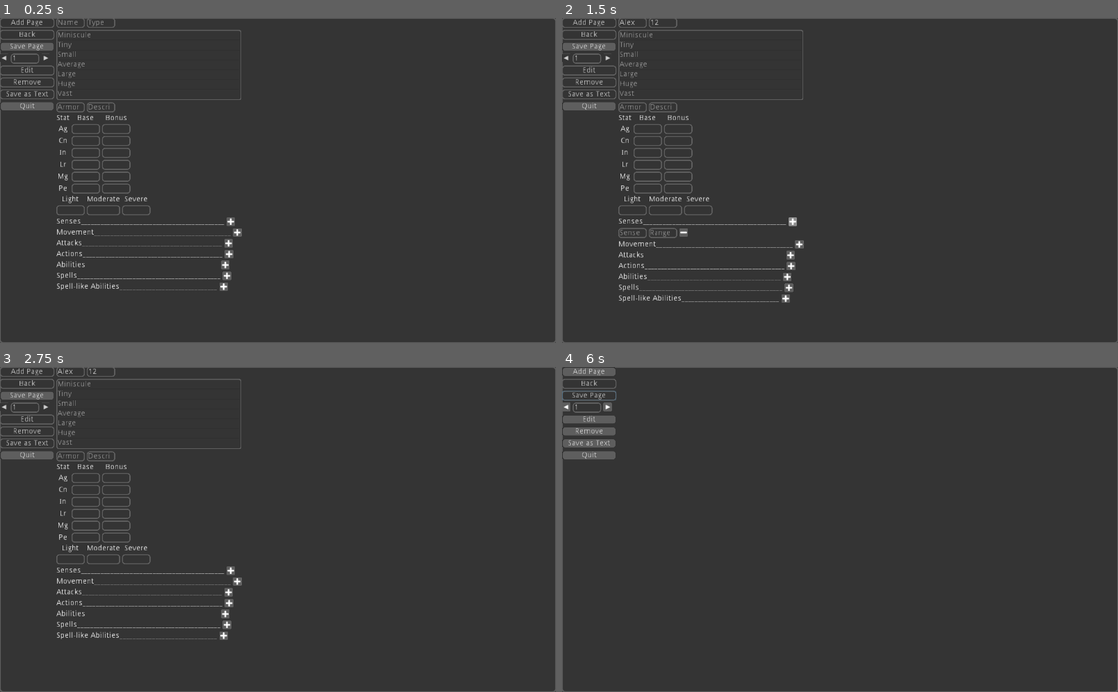
Above: before the commit, frames 1-4 (two rows, left to right).
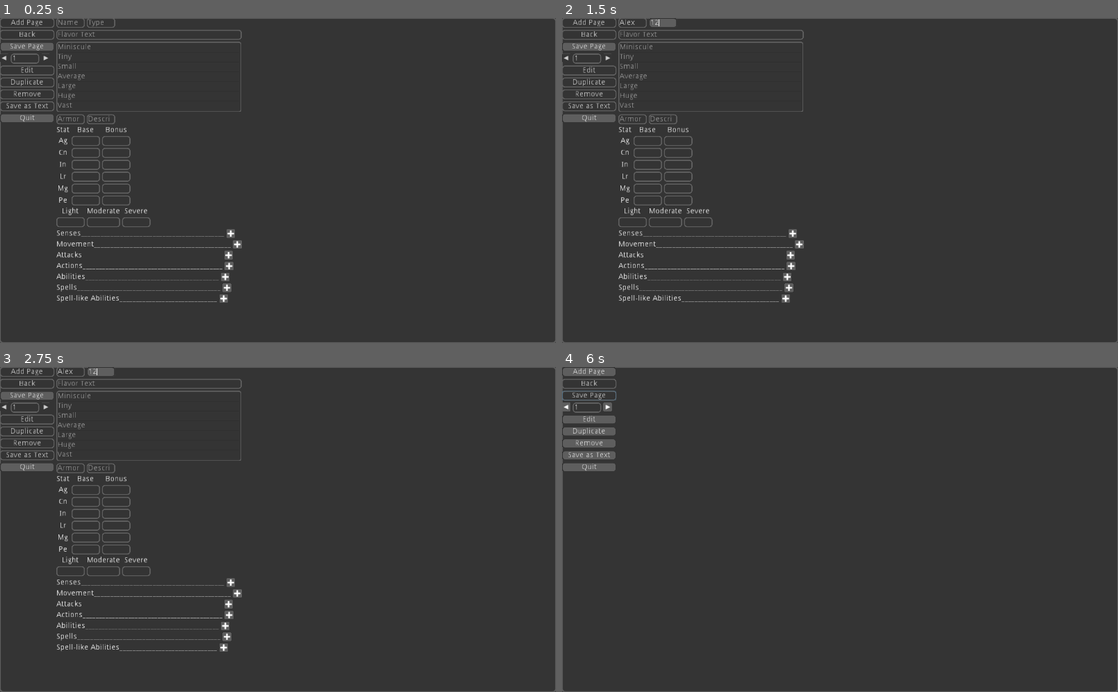
Above: after the commit, the same moments.

Repository: the-alex-g/Bestiary
Game: Godot game, scene res://Document/Document.tscn
Same seed, same stepped clock (60 frames per second), same inputs: the game is played once before the commit and once after it.
Inputs (mouse positions are in pixels of both pictures, inside the frame that each line leads up to):
- Up to frame 1 (0.25 s): no input
- Up to frame 2 (1.5 s): click (634, 24) at 0.52 s; type "Alex" at 0.6 s; click (662, 24) at 0.75 s; type "12" at 0.83 s; click (795, 222) at 1.27 s
- Up to frame 3 (2.75 s): click (122, 581) at 2.02 s
- Up to frame 4 (6 s): click (795, 571) at 2.77 s; click (684, 581) at 3.52 s; click (795, 571) at 4.27 s; click (684, 581) at 5.02 s; click "Save Page" at 5.75 s

The runs differ from the first frame. In frame 1, 3.6% of the frame differs, in the area x 0-44%, y 4-88%; in frame 2, 2.7%; in frame 3, 3.7%, in the area x 0-44%, y 0-88%; in frame 4, 0.4%.
Error before the commit: Invalid get index '0' (on base: 'String'). (res://Document/Document.gd:53)
Error after the commit: Invalid get index '0' (on base: 'String'). (res://Document/Document.gd:56)

Commit message:
Add flavor text field

Diff:
--- a/project/Document/Document.gd
+++ b/project/Document/Document.gd
@@ -20,11 +20,11 @@
 onready var _remove_button : Button = $MenuButtons/Remove
 onready var _new_page_button : Button = $MenuButtons/NewPage
 onready var _print_button : Button = $MenuButtons/Print
+onready var _duplicate_button : Button = $MenuButtons/Duplicate
 
 
 func _ready()->void:
 	_compile_master_dictionary()
-	_bestiary_info.sort_custom(self, "alphabetical_sort")
 	_reload_page()
 	if _bestiary_info.size() > 0:
 		_set_mode(Mode.READING)
@@ -49,6 +49,9 @@
 func _get_readable_from_info(info:Dictionary)->String:
 	var readable := ""
 	readable += info.name.capitalize() + "\n" + info.size.capitalize() + " " + info.type.capitalize() + "\n"
+	if info.has("juice"):
+		if info.juice.length() > 0:
+			readable += info.juice + "\n"
 	readable += "Armor: " + info.armor.value + (" (" + info.armor.description + ")\n" if info.armor.description.length() > 0 else "\n")
 	readable += "Ag: " + info.stats.ag_base + " (" + ("+" if info.stats.ag_bonus[0] != "-" else "") + info.stats.ag_bonus + ")\n"
 	readable += "Cn: " + info.stats.cn_base + " (" + ("+" if info.stats.cn_bonus[0] != "-" else "") + info.stats.cn_bonus + ")\n"
@@ -62,6 +65,8 @@
 		readable += field_name + "---------------------------------------\n"
 		for section in field_info:
 			for value in section.values():
+				if section.values().find(value) == 0:
+					readable += "	"
 				readable += value
 				if section.values().find(value) == 0:
 					readable += ":"
@@ -202,6 +207,7 @@
 			_remove_button.disabled = false
 			_new_page_button.disabled = false
 			_print_button.disabled = false
+			_duplicate_button.disabled = false
 		Mode.WRITING, Mode.EDITING:
 			_display_page.visible = false
 			_page.visible = true
@@ -219,6 +225,7 @@
 			_remove_button.disabled = true
 			_new_page_button.disabled = true
 			_print_button.disabled = true
+			_duplicate_button.disabled = true
 
 
 func _on_Print_pressed()->void:
@@ -237,3 +244,8 @@
 
 func _on_Quit_pressed()->void:
 	get_tree().quit()
+
+
+func _on_Duplicate_pressed()->void:
+	_set_mode(Mode.WRITING)
+	_page.build(_bestiary_info[_page_index])
--- a/project/Document/Document.tscn
+++ b/project/Document/Document.tscn
@@ -66,6 +66,7 @@
 selection_enabled = true
 
 [node name="Page" parent="." instance=ExtResource( 2 )]
+visible = false
 anchor_left = 0.5
 anchor_right = 0.5
 margin_left = -408.0
@@ -126,22 +127,28 @@
 margin_bottom = 106.0
 text = "Edit"
 
-[node name="Remove" type="Button" parent="MenuButtons"]
+[node name="Duplicate" type="Button" parent="MenuButtons"]
 margin_top = 110.0
 margin_right = 100.0
 margin_bottom = 128.0
+text = "Duplicate"
+
+[node name="Remove" type="Button" parent="MenuButtons"]
+margin_top = 132.0
+margin_right = 100.0
+margin_bottom = 150.0
 text = "Remove"
 
 [node name="Print" type="Button" parent="MenuButtons"]
-margin_top = 132.0
+margin_top = 154.0
 margin_right = 100.0
-margin_bottom = 150.0
+margin_bottom = 172.0
 text = "Save as Text"
 
 [node name="Quit" type="Button" parent="MenuButtons"]
-margin_top = 154.0
+margin_top = 176.0
 margin_right = 100.0
-margin_bottom = 172.0
+margin_bottom = 194.0
 text = "Quit"
 
 [connection signal="pressed" from="MenuButtons/NewPage" to="." method="_on_NewPage_pressed"]
@@ -151,6 +158,7 @@
 [connection signal="text_entered" from="MenuButtons/HBoxContainer/IndexField" to="." method="_on_IndexField_text_entered"]
 [connection signal="pressed" from="MenuButtons/HBoxContainer/Right" to="." method="_on_Right_pressed"]
 [connection signal="pressed" from="MenuButtons/Edit" to="." method="_on_Edit_pressed"]
+[connection signal="pressed" from="MenuButtons/Duplicate" to="." method="_on_Duplicate_pressed"]
 [connection signal="pressed" from="MenuButtons/Remove" to="." method="_on_Remove_pressed"]
 [connection signal="pressed" from="MenuButtons/Print" to="." method="_on_Print_pressed"]
 [connection signal="pressed" from="MenuButtons/Quit" to="." method="_on_Quit_pressed"]
--- a/project/Page/Page.gd
+++ b/project/Page/Page.gd
@@ -9,6 +9,7 @@
 onready var _stat_field := $Container/StatField
 onready var _damage_field := $Container/DamageField
 onready var _armor_field := $Container/ArmorField
+onready var _flavor_text := $Container/FlavorText
 
 var page_info : Dictionary setget , _get_info
 
@@ -17,6 +18,7 @@
 	var info := {
 		"name":_header_field.creature_name,
 		"type":_header_field.creature_type,
+		"juice":_flavor_text.text,
 		"size":"",
 		"armor":_armor_field.info,
 		"stats":_stat_field.stat_info,
@@ -39,6 +41,7 @@
 
 func refresh()->void:
 	emit_signal("refresh")
+	_flavor_text.text = ""
 	_size_list.unselect_all()
 	for field in _field_container.get_children():
 		field.refresh()
@@ -47,6 +50,8 @@
 func build(info:Dictionary)->void:
 	refresh()
 	_header_field.create(info.name, info.type)
+	if info.has("juice"):
+		_flavor_text.text = info.juice
 	_size_list.select(info.size_index)
 	_damage_field.create(info.damage)
 	_armor_field.create(info.armor)
--- a/project/Page/Page.tscn
+++ b/project/Page/Page.tscn
@@ -15,38 +15,44 @@
 
 [node name="Container" type="VBoxContainer" parent="."]
 margin_right = 185.0
-margin_bottom = 563.0
+margin_bottom = 591.0
 
 [node name="HeaderField" parent="Container" instance=ExtResource( 3 )]
 margin_right = 185.0
 margin_bottom = 24.0
 
-[node name="SizeList" type="ItemList" parent="Container"]
+[node name="FlavorText" type="LineEdit" parent="Container"]
 margin_top = 28.0
 margin_right = 185.0
-margin_bottom = 163.0
+margin_bottom = 52.0
+placeholder_text = "Flavor Text"
+
+[node name="SizeList" type="ItemList" parent="Container"]
+margin_top = 56.0
+margin_right = 185.0
+margin_bottom = 191.0
 items = [ "Miniscule", null, false, "Tiny", null, false, "Small", null, false, "Average", null, false, "Large", null, false, "Huge", null, false, "Vast", null, false ]
 auto_height = true
 
 [node name="ArmorField" parent="Container" instance=ExtResource( 6 )]
-margin_top = 167.0
+margin_top = 195.0
 margin_right = 185.0
-margin_bottom = 191.0
+margin_bottom = 219.0
 
 [node name="StatField" parent="Container" instance=ExtResource( 5 )]
-margin_top = 195.0
+margin_top = 223.0
 margin_right = 185.0
-margin_bottom = 377.0
+margin_bottom = 405.0
 
 [node name="DamageField" parent="Container" instance=ExtResource( 4 )]
-margin_top = 381.0
+margin_top = 409.0
 margin_right = 185.0
-margin_bottom = 423.0
+margin_bottom = 451.0
 
 [node name="FieldContainer" type="VBoxContainer" parent="Container"]
-margin_top = 427.0
+margin_top = 455.0
 margin_right = 185.0
-margin_bottom = 563.0
+margin_bottom = 591.0
 
 [node name="Senses" parent="Container/FieldContainer" instance=ExtResource( 2 )]
 margin_right = 185.0
Not shown, changed: project/savefile.dct
